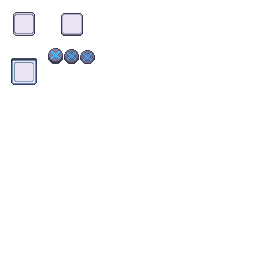
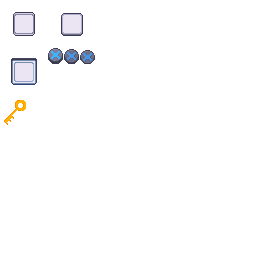
Before/after of a 256 x 256 layered artwork. What changed in the layer stack:
painted on "Background" over [4, 100, 26, 125]
